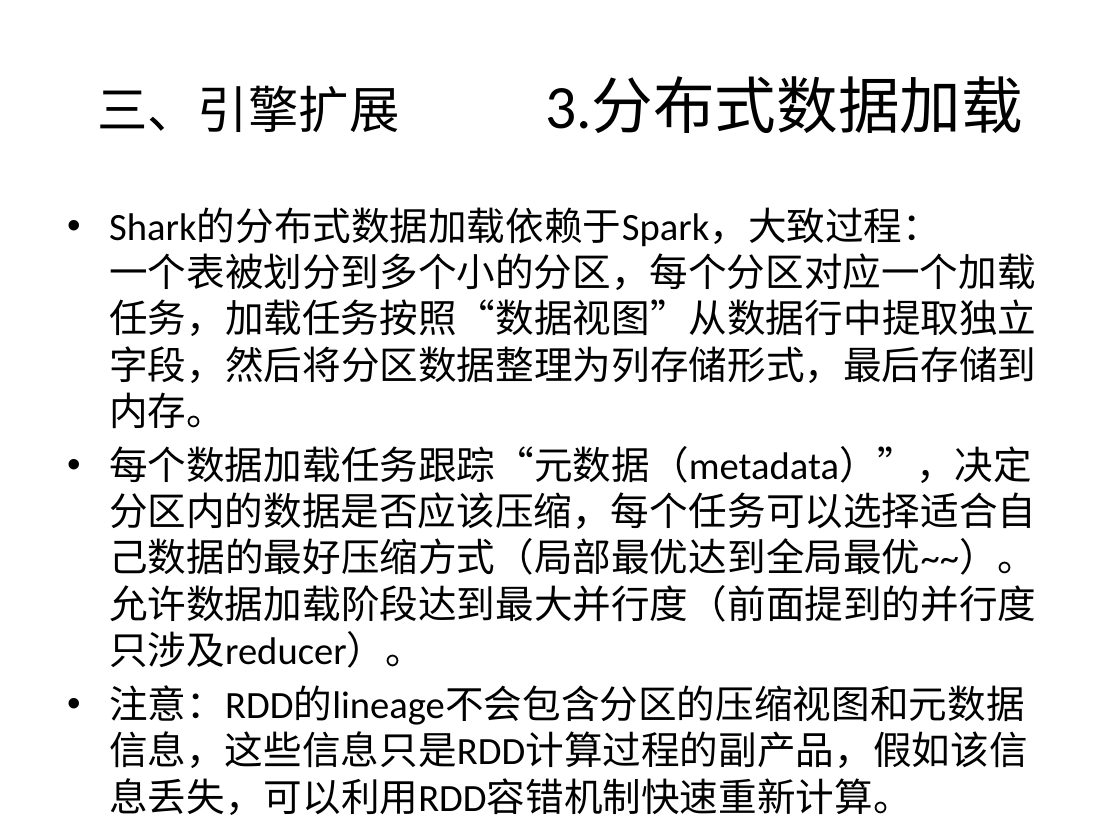
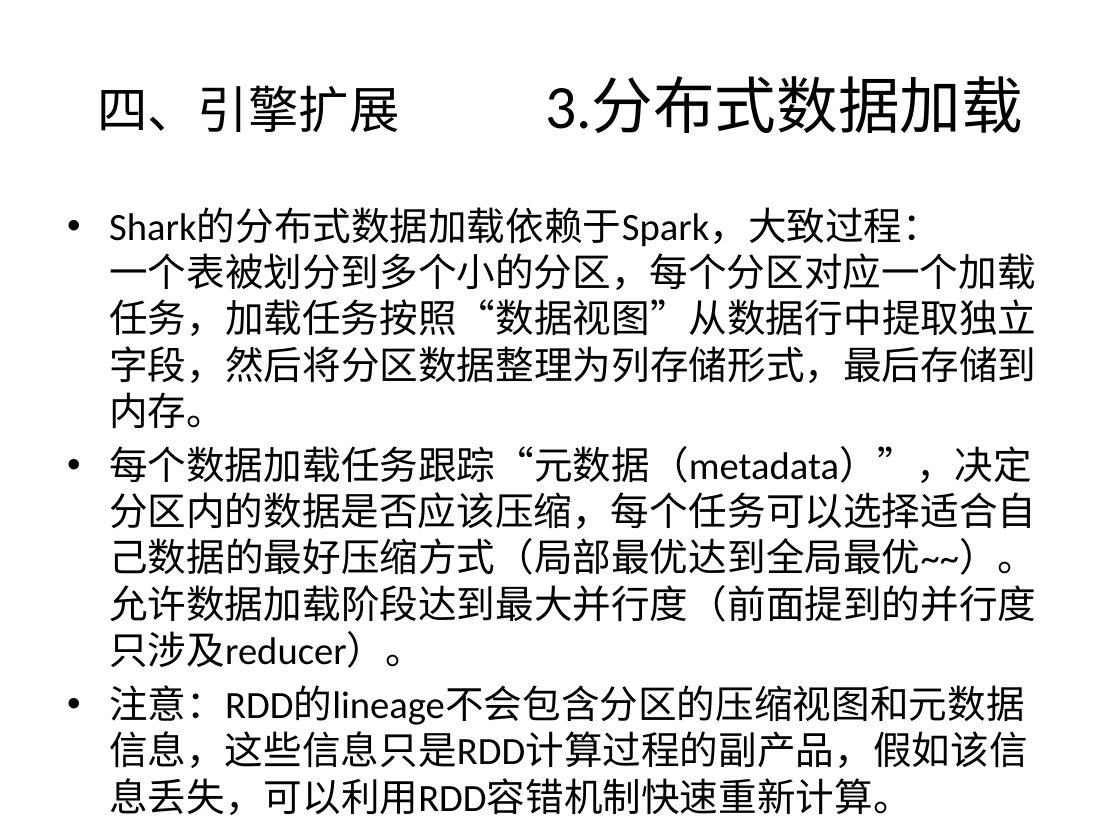
Before and after one commit to wuxingdexian/seminar, a slide deck: slide 39 of Shark SQL and Rich Analytics at Scale.pptx (slide 35 before the commit). Drawn at 1120x840 pixels with LibreOffice and Linux fonts; fonts in the diff are those of the drawing. Boxes give left, top, right and bottom in pixels: in the first picture for what was removed or moved away, otherwise in the second. Text is boxed around its words. In the diff, an @@ line names an element or a change of style, - is before the commit and + after.

```diff
--- a/Shark SQL and Rich Analytics at Scale.pptx
+++ b/Shark SQL and Rich Analytics at Scale.pptx
@@ title at (x1=97, y1=77, x2=1023, y2=133): text changed @@
-三、引擎扩展 3.分布式数据加载
+四、引擎扩展 3.分布式数据加载
```
Also in this commit, not shown: 18 other slides changed, 8 slides added.
